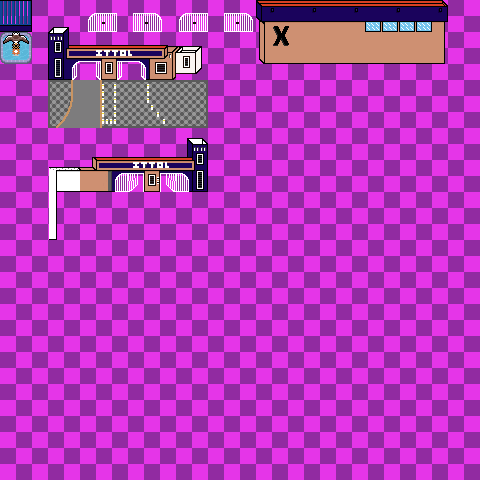
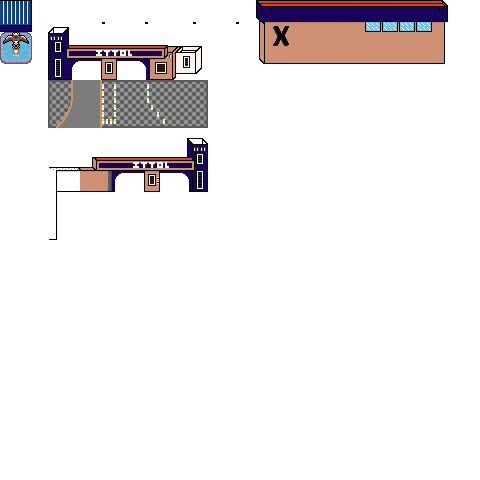
Before/after of a 480x480 layered artwork. What changed in the layer stack:
hid "Background Merged" over (0, 0, 480, 480)
